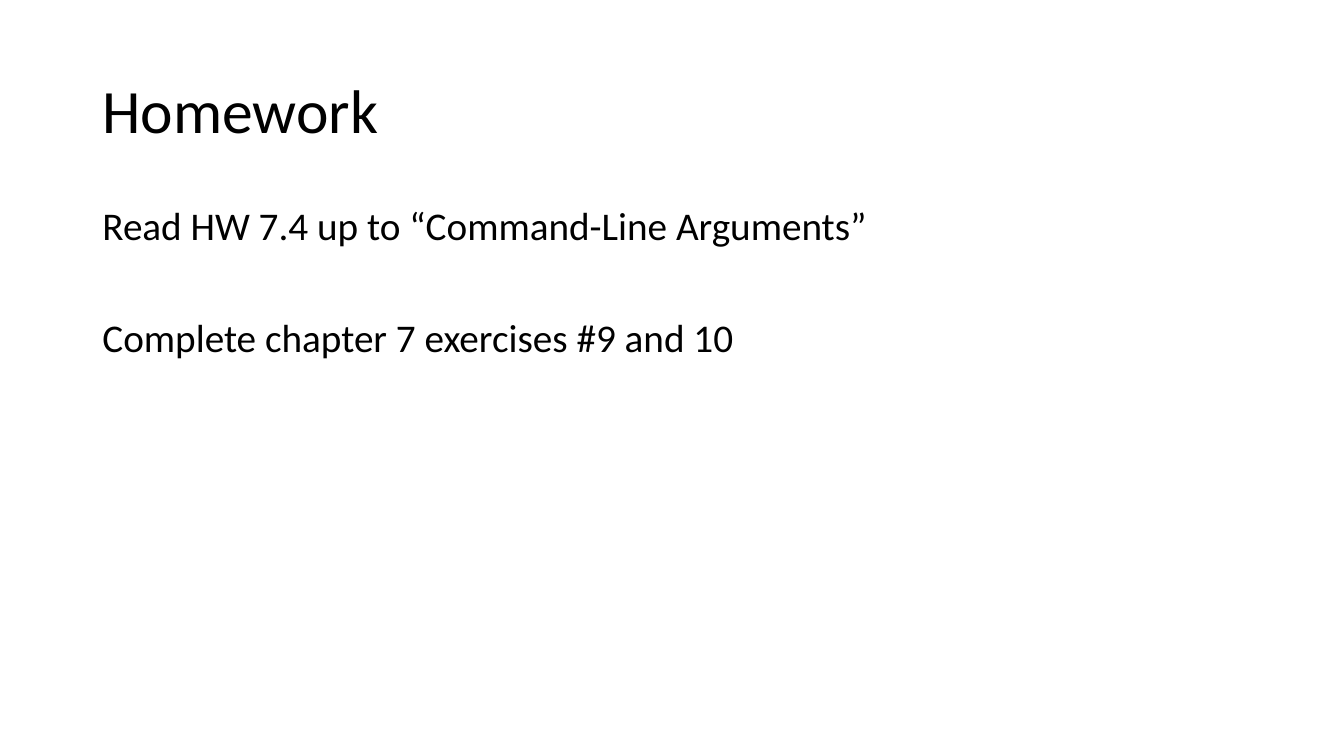
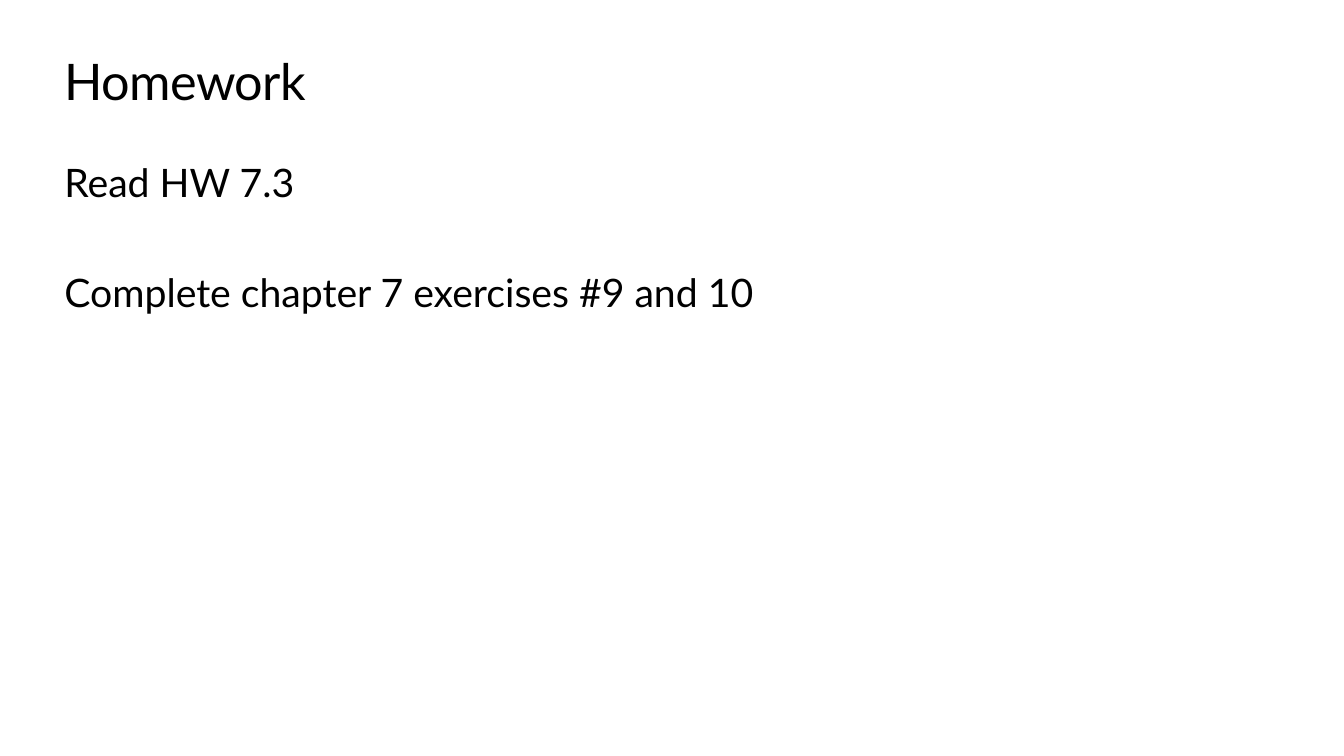
Before and after one commit to TEALSK12/apcsa-public, a slide deck: slide 46 of docs/Unit4/Unit4.pptx (slide 43 before the commit). Drawn at 1344x756 pixels with LibreOffice and Linux fonts; fonts in the diff are those of the drawing; background and template pictures are left out. Boxes give left, top, right and bottom in pixels: in the first picture for what was removed or moved away, otherwise in the second. Text is boxed around its words. In the diff, an @@ line names an element or a change of style, - is before the commit and + after.

```diff
--- a/docs/Unit4/Unit4.pptx
+++ b/docs/Unit4/Unit4.pptx
@@ title "Homework": place and size @@
-title "Homework" at <box>102,90,378,134</box>
+title "Homework" at <box>65,63,306,101</box>
@@ title "Homework" at <box>65,63,306,101</box>: size 44 to 36 pt, font Calibri to Lato, letter spacing 0 to -0.5 pt; line spacing 0.9 to 1; vertical alignment middle to top @@
@@ text at <box>64,168,295,198</box>: text changed; font Calibri to Lato @@
-Read HW 7.4 up to “Command-Line Arguments”
+Read HW 7.3
@@ text "Read HW 7.3": place and size @@
-text "Read HW 7.3" at <box>102,212,867,359</box>
+text "Read HW 7.3" at <box>64,168,753,314</box>
@@ text at <box>64,278,753,314</box>: font Calibri to Lato in "Complete chapter 7 exercises #9 and 10"; line spacing 0.9 to 1; less space between paragraphs @@
```
Also in this commit, not shown: 63 other slides changed, 19 slides added, 15 slides removed, 48 other files.
